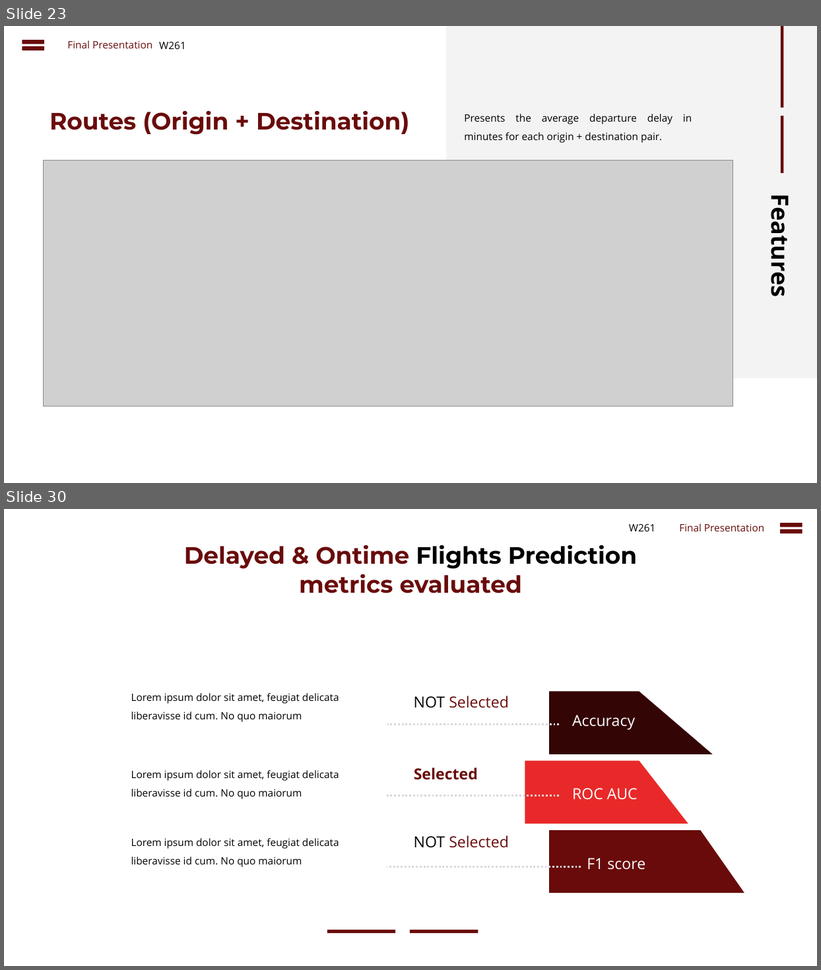
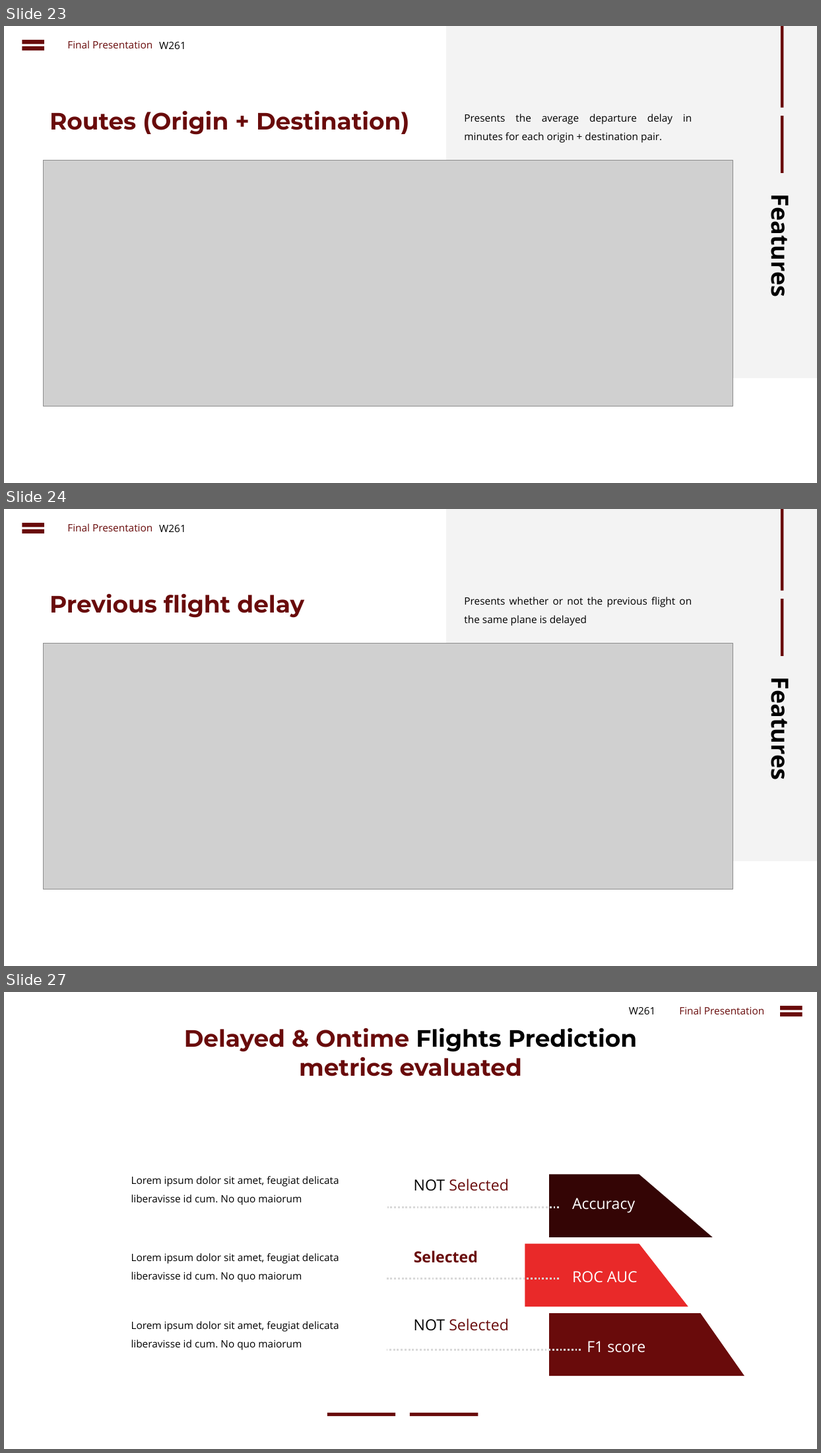
Before and after one commit to cbenge509/flightsontime, a slide deck: presentation/Delayed Flights Prediction - Final.pptx. Shown one above the other, each under a label of ours: slides 23 and 30 before the commit, slides 23, 24 and 27 after it; the slides between them are not shown. The pictures are 821x970 and 821x1453 pixels, drawn with LibreOffice and Linux fonts; fonts in the diff are those of the drawing; grey boxes stand for pictures. Boxes give left, top, right and bottom in pixels: in the first picture for what was removed or moved away, otherwise in the second. Text is boxed around its words. In the diff, an @@ line names an element or a change of style, - is before the commit and + after.

Commit message:
Added prev flight image

```diff
--- a/presentation/Delayed Flights Prediction - Final.pptx
+++ b/presentation/Delayed Flights Prediction - Final.pptx
@@ slide 24 added at (4, 509, 817, 966), background #FFFFFF; not listed: 1 template element that a slide beside it also shows @@
@@ math equal added at (18, 519, 48, 537), fill #690B0B @@
@@ text added at (67, 524, 152, 531), 12 pt, text #690B0B @@
+Final Presentation
@@ text added at (159, 525, 186, 532), 12 pt, text #000000 @@
+W261
@@ rectangle added at (781, 509, 784, 591), fill #690B0B @@
@@ text added at (50, 593, 304, 618), 28 pt, text #690B0B, bold @@
+Previous flight delay
@@ text added at (464, 597, 692, 626), 12 pt, text #000000 @@
+Presents whether or not the previous flight on the same plane is delayed
@@ rectangle added at (781, 599, 784, 656), fill #690B0B @@
@@ picture added at (44, 643, 733, 890) @@
@@ text added at (764, 687, 797, 777), 28 pt, text #000000, bold @@
+Features
@@ what was slide 30 is now slide 27 @@
```
Also in this commit, not shown: 1 other slide added.
